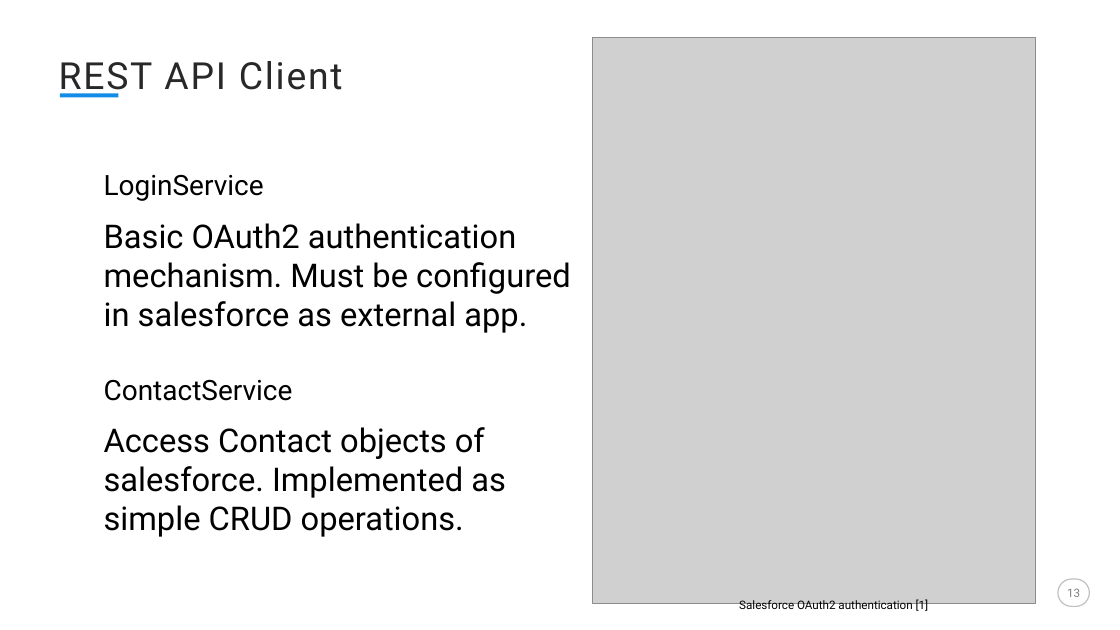
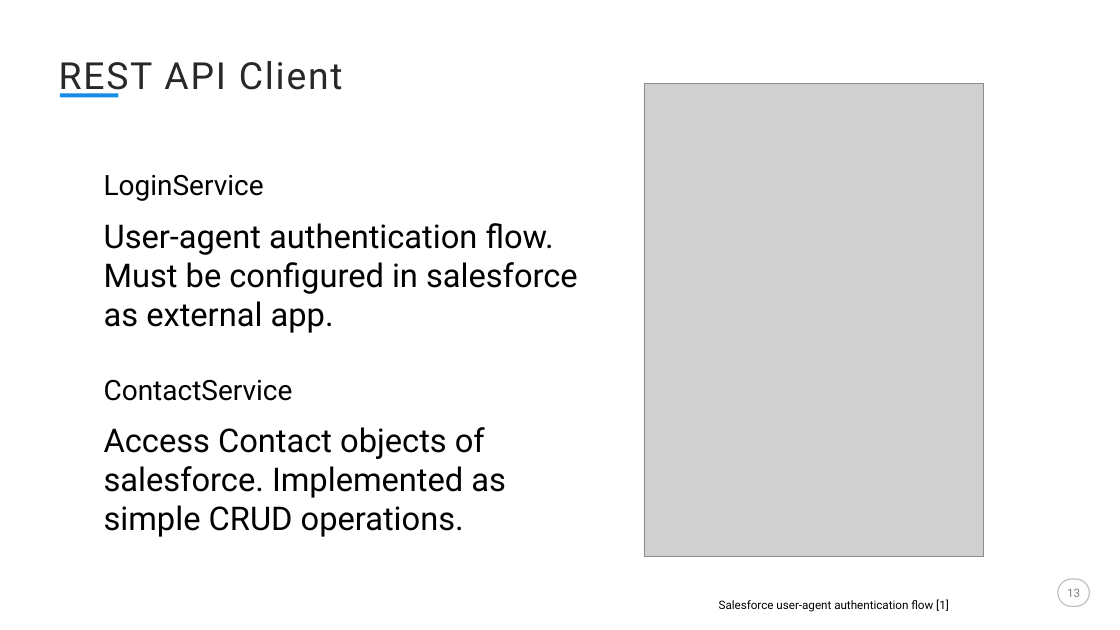
Before and after one commit to EIS-Bonn/MA-INF3232-Lab-SS2015, a slide deck: slide 13 of GroupF/Presentations/Final Presentation.pptx. Drawn at 1120x630 pixels with LibreOffice and Linux fonts; fonts in the diff are those of the drawing; grey boxes stand for pictures. Boxes give left, top, right and bottom in pixels: in the first picture for what was removed or moved away, otherwise in the second. Text is boxed around its words. In the diff, an @@ line names an element or a change of style, - is before the commit and + after.

```diff
--- a/GroupF/Presentations/Final Presentation.pptx
+++ b/GroupF/Presentations/Final Presentation.pptx
@@ picture: place and size @@
-picture at bbox=[592, 37, 1036, 602]
+picture at bbox=[644, 83, 985, 556]
@@ text at bbox=[104, 223, 578, 333]: text changed @@
-Basic OAuth2 authentication mechanism. Must be configured in salesforce as external app.
+User-agent authentication flow. Must be configured in salesforce as external app.
@@ text at bbox=[719, 599, 949, 612]: text changed @@
-Salesforce OAuth2 authentication [1]
+Salesforce user-agent authentication flow [1]
```
Also in this commit, not shown: 2 other slides changed.
